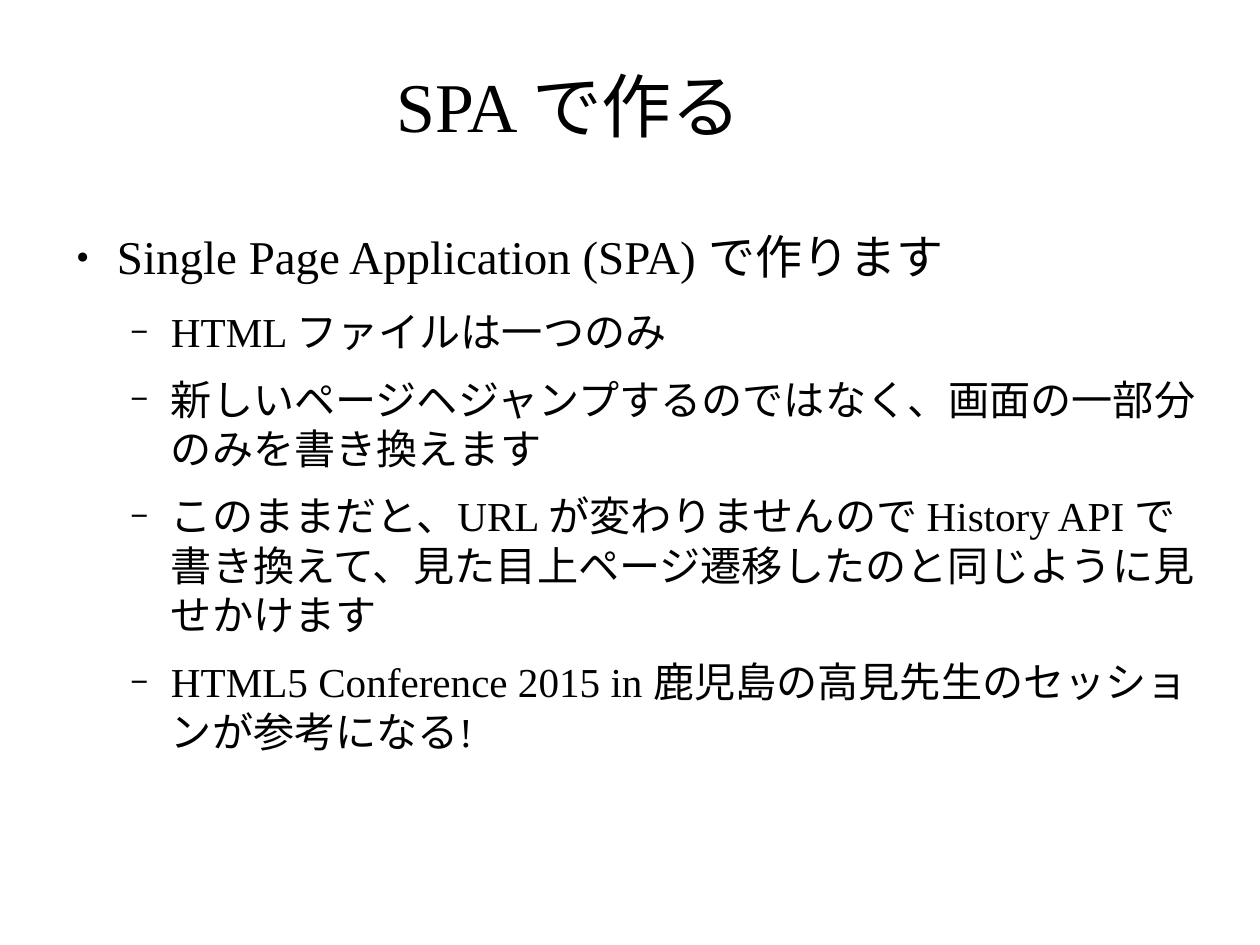
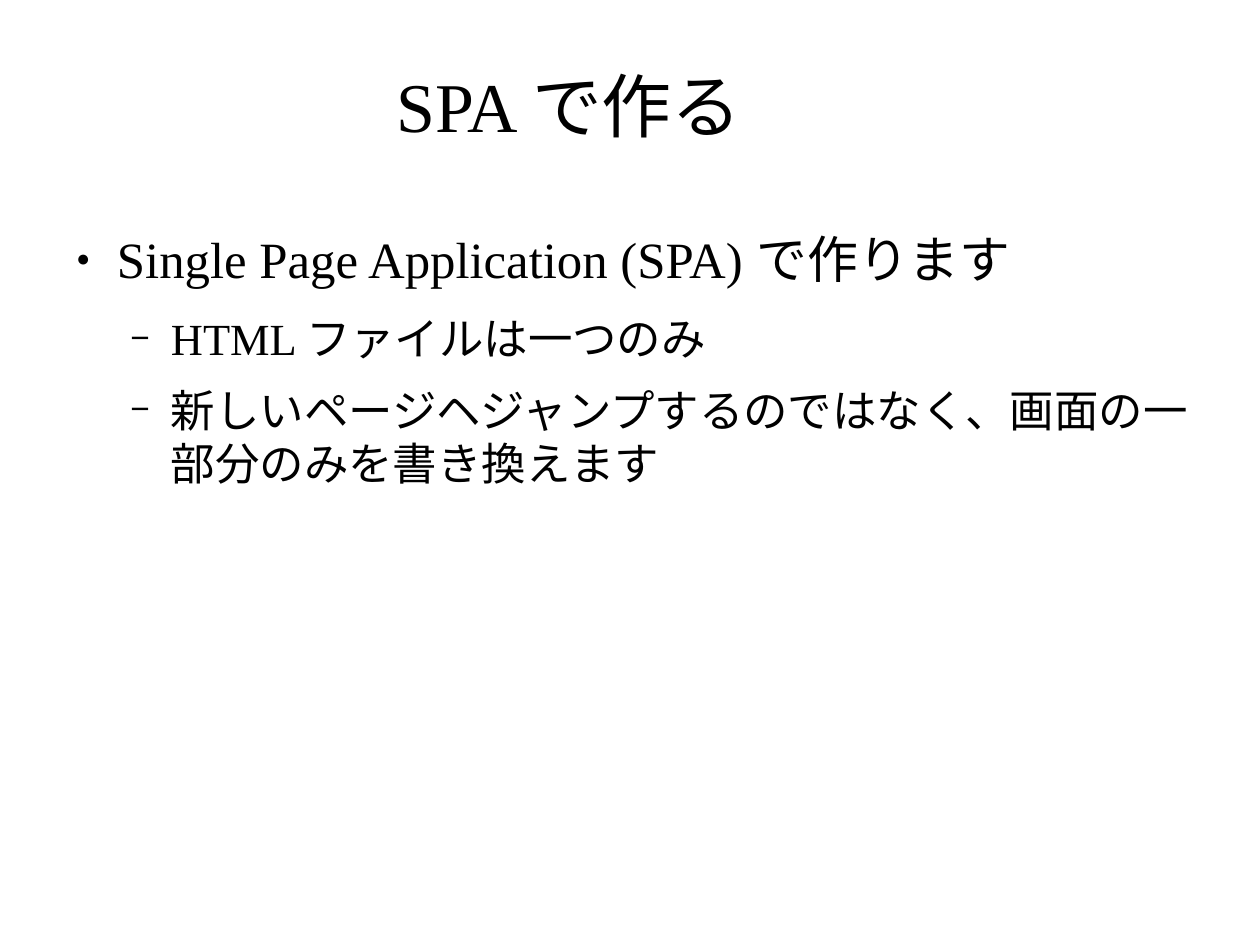
Before and after one commit to masakura/slides, a slide deck: slide 9 of html5jk#1/slide2.odp (slide 4 before the commit). Drawn at 1260x945 pixels with LibreOffice and Linux fonts; fonts in the diff are those of the drawing; background and template pictures are left out. Boxes give left, top, right and bottom in pixels: in the first picture for what was removed or moved away, otherwise in the second. Text is boxed around its words. In the diff, an @@ line names an element or a change of style, - is before the commit and + after.

Commit message:
SPA や HTML5 アプリの開発の図解を追加

```diff
--- a/html5jk#1/slide2.odp
+++ b/html5jk#1/slide2.odp
@@ text "Single Page Application (SPA) で作ります" at (x1=117, y1=235, x2=1187, y2=484): size 29.6 to 32 pt in "Single Page Application (SPA) で作ります"; size 25.9 to 28 pt in "HTML ファイルは一つのみ", "新しいページヘジャンプするのではなく、画面の一部分のみを書き換えます" @@
@@ text at (x1=171, y1=496, x2=1194, y2=751): paragraphs removed @@
-  − このままだと、URL が変わりませんので History API で書き換えて、見た目上ページ遷移したのと同じように見せかけます
-  − HTML5 Conference 2015 in 鹿児島の高見先生のセッションが参考になる!
```
Also in this commit, not shown: 4 other slides changed, 10 slides added.
